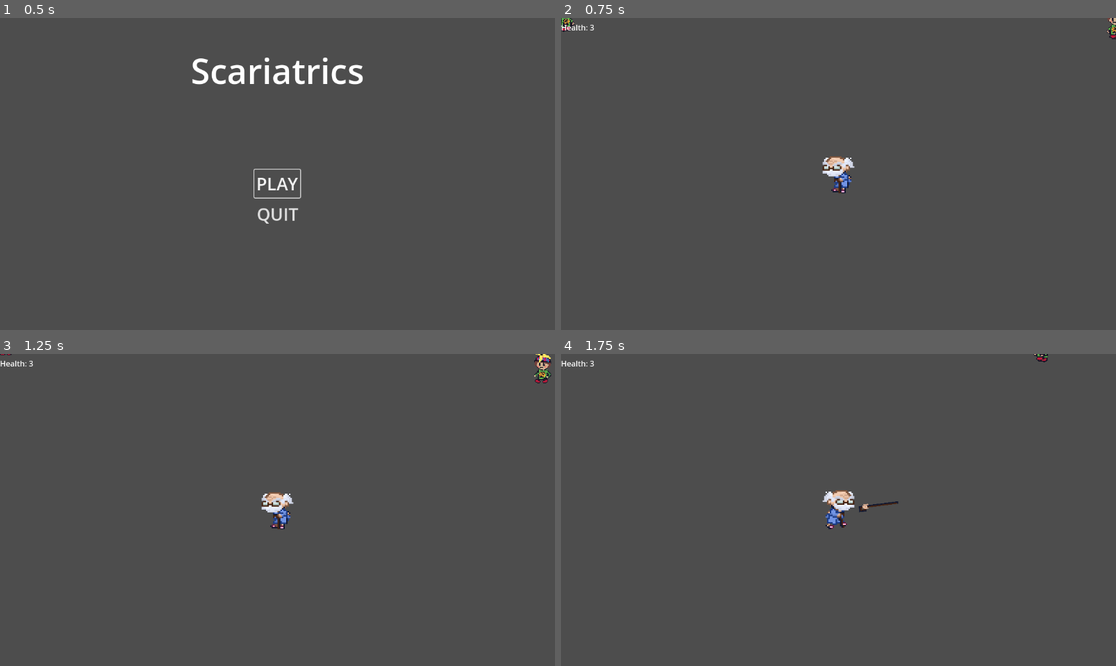
Above: before the commit, frames 1-4 (two rows, left to right).
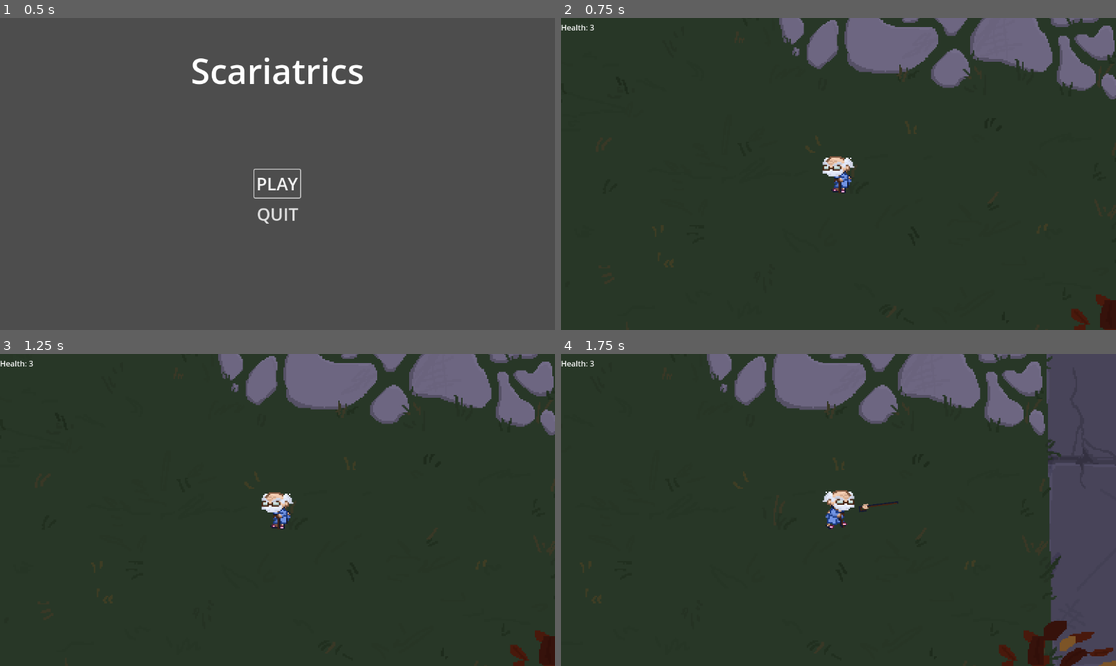
Above: after the commit, the same moments.

Repository: kschulz20/scream-jam-2024
Game: Godot game, scene res://src/UI/main_menu.tscn
The game is run twice, just before and just after one commit, with the same random seed, the same clock (stepped at 60 frames per second) and the same inputs. The engine's default icon, where the game draws it, is replaced by a stand-in: a white triangle on a blue panel in a dark square. Sound files missing from this copy of the repository are replaced by a short silence.
Inputs (mouse positions are in pixels of both pictures, inside the frame that each line leads up to):
- Up to frame 1 (0.5 s): no input
- Up to frame 2 (0.75 s): click "PLAY" at 0.5 s
- Up to frame 3 (1.25 s): no input
- Up to frame 4 (1.75 s): tap Enter (restart) at 1.25 s; move the mouse to (960, 494) at 1.27 s; hold D (move_right) from 1.28 s (still down); click (960, 494) at 1.35 s

Frame 1 is identical in both runs. In frame 2, 99% of the frame differs, in the area x 0-100%, y 0-100%; in frame 3, 99%; in frame 4, 88%.

Commit message:
background + level boundaries

Diff:
--- a/src/Entities/Player/player_character.tscn
+++ b/src/Entities/Player/player_character.tscn
@@ -113,6 +113,10 @@
 metadata/_edit_group_ = true
 
 [node name="Camera2D" type="Camera2D" parent="."]
+limit_left = -970
+limit_top = -688
+limit_right = 970
+limit_bottom = 688
 
 [node name="AnimatedSprite2D" type="AnimatedSprite2D" parent="."]
 sprite_frames = SubResource("SpriteFrames_110rp")
--- a/src/main.tscn
+++ b/src/main.tscn
@@ -1,16 +1,61 @@
-[gd_scene load_steps=6 format=3 uid="uid://owpaq245hh2l"]
+[gd_scene load_steps=20 format=3 uid="uid://owpaq245hh2l"]
 
 [ext_resource type="Script" path="res://src/main.gd" id="1_sla8m"]
 [ext_resource type="PackedScene" uid="uid://q772sl7sx1ey" path="res://src/Entities/Player/player_character.tscn" id="1_wblpv"]
+[ext_resource type="Texture2D" uid="uid://ch3eflyfy5bem" path="res://assets/level/background.PNG" id="2_80eai"]
 [ext_resource type="Script" path="res://src/UI/game_ui.gd" id="4_7n45i"]
 [ext_resource type="Script" path="res://src/spawn_manager.gd" id="4_k52d0"]
 [ext_resource type="Script" path="res://src/UI/hud.gd" id="5_51ljx"]
 
+[sub_resource type="RectangleShape2D" id="RectangleShape2D_as4cc"]
+size = Vector2(1964, 19)
+
+[sub_resource type="RectangleShape2D" id="RectangleShape2D_trsg8"]
+size = Vector2(754, 23.875)
+
+[sub_resource type="RectangleShape2D" id="RectangleShape2D_vngow"]
+size = Vector2(166.75, 19.9375)
+
+[sub_resource type="RectangleShape2D" id="RectangleShape2D_jkg25"]
+size = Vector2(208.5, 23.875)
+
+[sub_resource type="RectangleShape2D" id="RectangleShape2D_2mtsh"]
+size = Vector2(208.5, 23.875)
+
+[sub_resource type="RectangleShape2D" id="RectangleShape2D_06n3d"]
+size = Vector2(139, 23.875)
+
+[sub_resource type="RectangleShape2D" id="RectangleShape2D_72ly0"]
+size = Vector2(139, 23.875)
+
+[sub_resource type="RectangleShape2D" id="RectangleShape2D_y2v0i"]
+size = Vector2(1964, 19)
+
+[sub_resource type="RectangleShape2D" id="RectangleShape2D_hi5jc"]
+size = Vector2(897.324, 22.2655)
+
+[sub_resource type="RectangleShape2D" id="RectangleShape2D_176f4"]
+size = Vector2(199.5, 23.875)
+
+[sub_resource type="RectangleShape2D" id="RectangleShape2D_tvkut"]
+size = Vector2(139, 23.875)
+
+[sub_resource type="RectangleShape2D" id="RectangleShape2D_4vh55"]
+size = Vector2(199.5, 23.875)
+
+[sub_resource type="RectangleShape2D" id="RectangleShape2D_g170g"]
+size = Vector2(153.348, 23.875)
+
 [node name="Main" type="Node"]
 script = ExtResource("1_sla8m")
 
+[node name="Background" type="Sprite2D" parent="."]
+scale = Vector2(3, 3)
+texture = ExtResource("2_80eai")
+
 [node name="PlayerCharacter" parent="." instance=ExtResource("1_wblpv")]
 unique_name_in_owner = true
+position = Vector2(0, 0)
 move_speed = 20000.0
 
 [node name="Enemies" type="Node" parent="."]
@@ -19,9 +64,10 @@
 script = ExtResource("4_k52d0")
 
 [node name="EnemySpawn1" type="Marker2D" parent="SpawnManager"]
+position = Vector2(-823, -466)
 
 [node name="EnemySpawn2" type="Marker2D" parent="SpawnManager"]
-position = Vector2(1153, 3)
+position = Vector2(864, -465)
 
 [node name="EnemySpawnTimer" type="Timer" parent="SpawnManager"]
 wait_time = 10.0
@@ -128,6 +174,111 @@
 [node name="Health" type="Label" parent="UI/HUD"]
 layout_mode = 2
 
+[node name="Walls" type="Node" parent="."]
+
+[node name="WallHouse" type="StaticBody2D" parent="Walls"]
+position = Vector2(-164, -803)
+
+[node name="CollisionShape2D" type="CollisionShape2D" parent="Walls/WallHouse"]
+position = Vector2(166, 228)
+shape = SubResource("RectangleShape2D_as4cc")
+
+[node name="WallCar" type="StaticBody2D" parent="Walls"]
+position = Vector2(-164, -803)
+
+[node name="CollisionShape2D" type="CollisionShape2D" parent="Walls/WallCar"]
+position = Vector2(986, 802)
+rotation = 1.5708
+scale = Vector2(0.986859, 1.06379)
+shape = SubResource("RectangleShape2D_trsg8")
+
+[node name="WallTR1" type="StaticBody2D" parent="Walls"]
+position = Vector2(-164, -803)
+
+[node name="CollisionShape2D" type="CollisionShape2D" parent="Walls/WallTR1"]
+position = Vector2(1081.38, 421.969)
+shape = SubResource("RectangleShape2D_vngow")
+
+[node name="WallTR2" type="StaticBody2D" parent="Walls"]
+position = Vector2(-164, -803)
+
+[node name="CollisionShape2D" type="CollisionShape2D" parent="Walls/WallTR2"]
+position = Vector2(1142, 332.25)
+rotation = 1.5708
+shape = SubResource("RectangleShape2D_jkg25")
+
+[node name="WallBR1" type="StaticBody2D" parent="Walls"]
+position = Vector2(-169, 253)
+
+[node name="CollisionShape2D" type="CollisionShape2D" parent="Walls/WallBR1"]
+position = Vector2(1142, 332.25)
+rotation = 1.5708
+shape = SubResource("RectangleShape2D_2mtsh")
+
+[node name="WallBR2" type="StaticBody2D" parent="Walls"]
+position = Vector2(-169, 253)
+
+[node name="CollisionShape2D" type="CollisionShape2D" parent="Walls/WallBR2"]
+position = Vector2(1084, 231)
+shape = SubResource("RectangleShape2D_06n3d")
+
+[node name="WallBR3" type="StaticBody2D" parent="Walls"]
+position = Vector2(1078, -682)
+rotation = 1.5708
+
+[node name="CollisionShape2D" type="CollisionShape2D" parent="Walls/WallBR3"]
+position = Vector2(1084, 231)
+shape = SubResource("RectangleShape2D_72ly0")
+
+[node name="WallStreet" type="StaticBody2D" parent="Walls"]
+position = Vector2(-167, 456)
+
+[node name="CollisionShape2D" type="CollisionShape2D" parent="Walls/WallStreet"]
+position = Vector2(166, 228)
+shape = SubResource("RectangleShape2D_y2v0i")
+
+[node name="WallFence" type="StaticBody2D" parent="Walls"]
+position = Vector2(-1803, -816)
+scale = Vector2(1.00102, 1.0009)
+
+[node name="CollisionShape2D" type="CollisionShape2D" parent="Walls/WallFence"]
+position = Vector2(966.018, 871.051)
+rotation = 1.5708
+scale = Vector2(0.986859, 1.06379)
+shape = SubResource("RectangleShape2D_hi5jc")
+
+[node name="WallBL1" type="StaticBody2D" parent="Walls"]
+position = Vector2(-749, -471)
+rotation = 1.5708
+
+[node name="CollisionShape2D" type="CollisionShape2D" parent="Walls/WallBL1"]
+position = Vector2(1053.75, 231)
+shape = SubResource("RectangleShape2D_176f4")
+
+[node name="WallBL2" type="StaticBody2D" parent="Walls"]
+position = Vector2(-169, 253)
+
+[node name="CollisionShape2D" type="CollisionShape2D" parent="Walls/WallBL2"]
+position = Vector2(-742, 234)
+shape = SubResource("RectangleShape2D_tvkut")
+
+[node name="WallTL1" type="StaticBody2D" parent="Walls"]
+position = Vector2(-750, -1547)
+rotation = 1.5708
+
+[node name="CollisionShape2D" type="CollisionShape2D" parent="Walls/WallTL1"]
+position = Vector2(1053.75, 231)
+shape = SubResource("RectangleShape2D_4vh55")
+
+[node name="WallTL2" type="StaticBody2D" parent="Walls"]
+position = Vector2(-750, -1547)
+rotation = 1.5708
+
+[node name="CollisionShape2D" type="CollisionShape2D" parent="Walls/WallTL2"]
+position = Vector2(1151.82, 174.669)
+rotation = -1.31598
+shape = SubResource("RectangleShape2D_g170g")
+
 [connection signal="death" from="PlayerCharacter" to="UI" method="_on_player_character_death"]
 [connection signal="timeout" from="SpawnManager/EnemySpawnTimer" to="SpawnManager" method="_on_enemy_spawn_timer_timeout"]
 [connection signal="pressed" from="UI/PauseMenu/VBoxContainer/MenuOptions/Continue" to="UI" method="_on_continue_pressed"]
Binary file added: assets/level/background.PNG
Not shown, changed: assets/level/background.PNG.import
Not shown, removed: assets/level/spawn.import
Binary file removed: assets/level/spawn.png
Binary file removed: assets/level/temp_bg.png
Not shown, removed: assets/level/temp_bg.png.import
